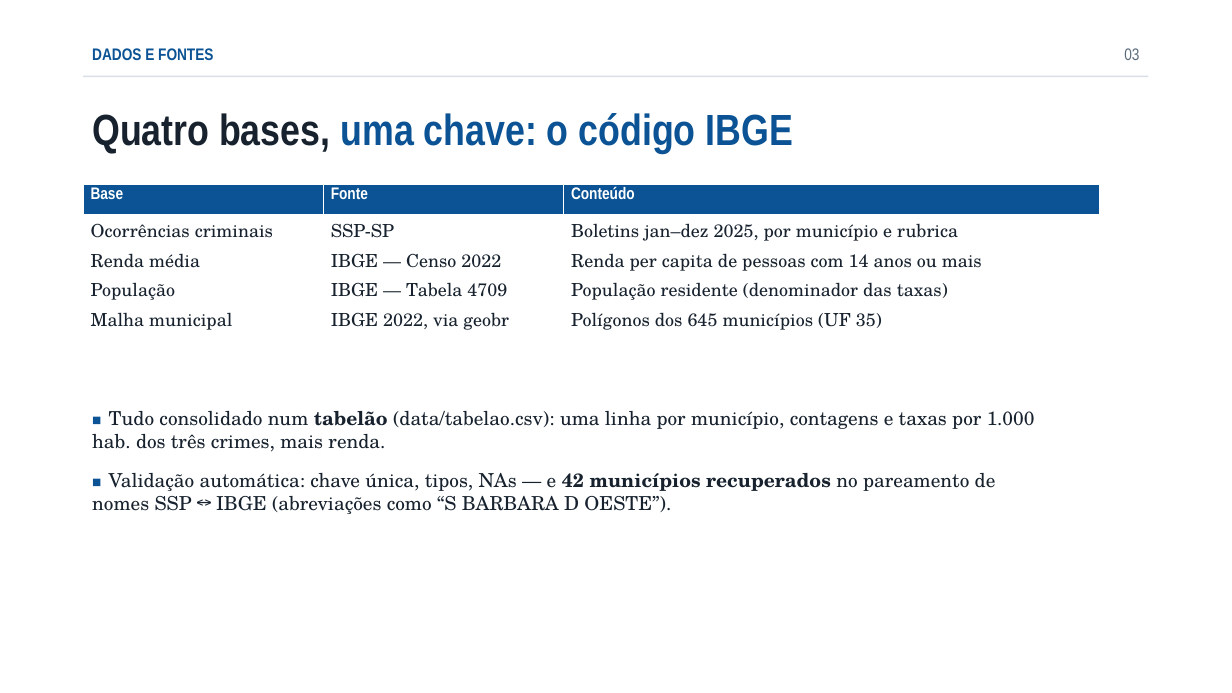
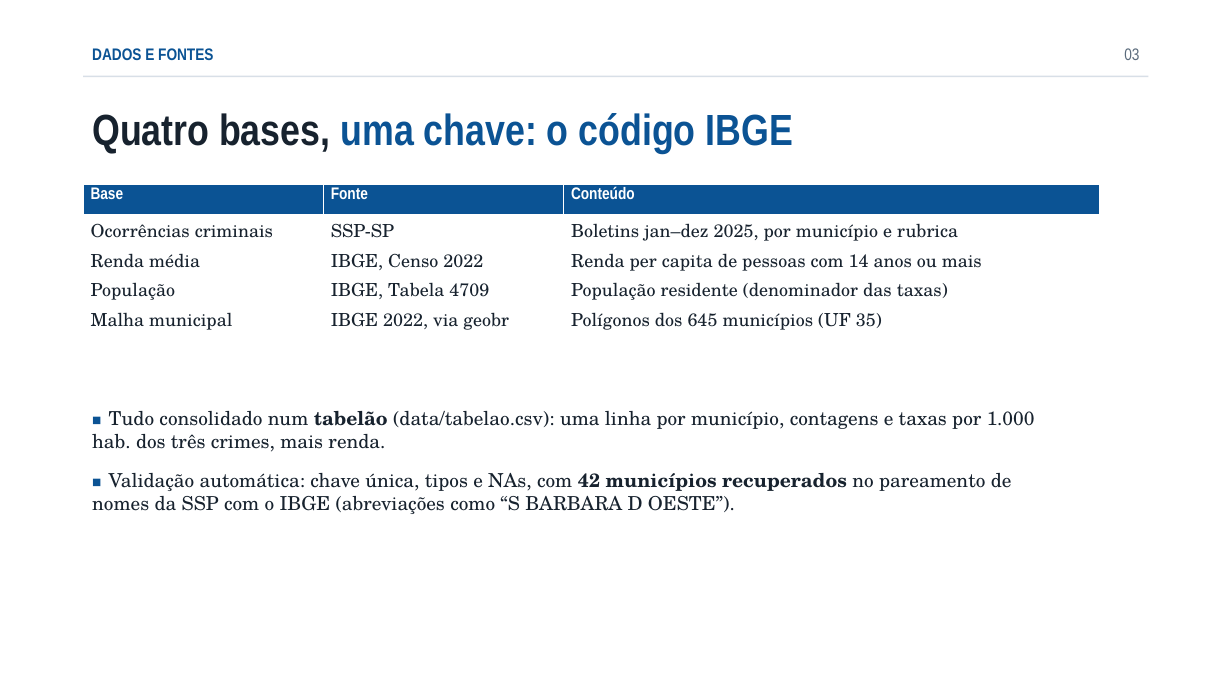
Before and after one commit to euusoujc/territory, a slide deck: slide 3 of slides/apresentacao.pptx. Drawn at 1232x693 pixels with LibreOffice and Linux fonts; fonts in the diff are those of the drawing. Boxes give left, top, right and bottom in pixels: in the first picture for what was removed or moved away, otherwise in the second. Text is boxed around its words. In the diff, an @@ line names an element or a change of style, - is before the commit and + after.

Commit message:
feat: prints do GeoDa no repo e slide de validação na apresentação
- docs/geoda_prints/: 22 prints do experimento com nomes descritivos
  (mapas do passo 1, matriz de pesos, Moran, randomization e LISA)
- guia_geoda.md referencia os prints e avisa da compressão do WhatsApp
- slide novo 'Validação: GeoDa' com o diagrama de Moran e o LISA do roubo
- revisão de estilo nos textos dos slides (sem travessões e setas)

```diff
--- a/slides/apresentacao.pptx
+++ b/slides/apresentacao.pptx
@@ table at <box>83,185,1100,334</box> @@
-row 3, column 2: IBGE — Censo 2022
+row 3, column 2: IBGE, Censo 2022
-row 4, column 2: IBGE — Tabela 4709
+row 4, column 2: IBGE, Tabela 4709
@@ text at <box>92,473,1012,514</box>: text changed @@
-■ Validação automática: chave única, tipos, NAs — e 42 municípios recuperados no pareamento de nomes SSP ↔ IBGE (abreviações como “S BARBARA D OESTE”).
+■ Validação automática: chave única, tipos e NAs, com 42 municípios recuperados no pareamento de nomes da SSP com o IBGE (abreviações como “S BARBARA D OESTE”).
```
Also in this commit, not shown: 9 other slides changed, 1 slide added, 25 other files.
